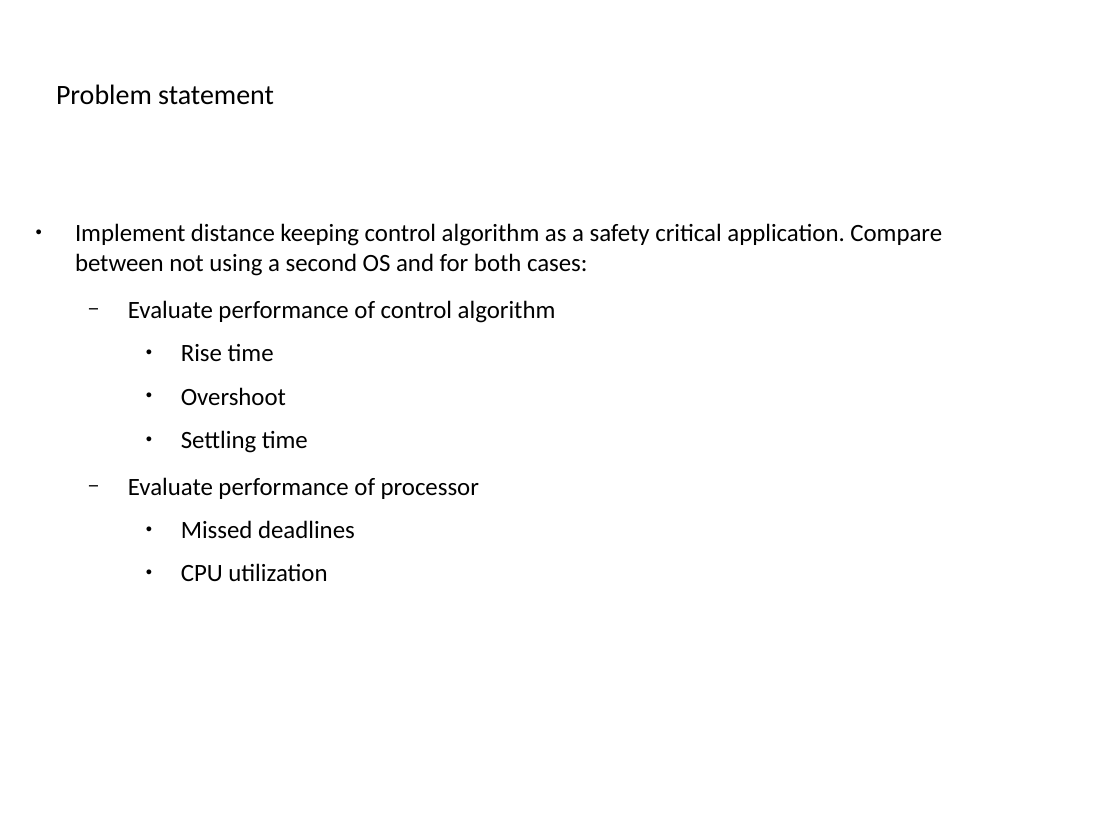
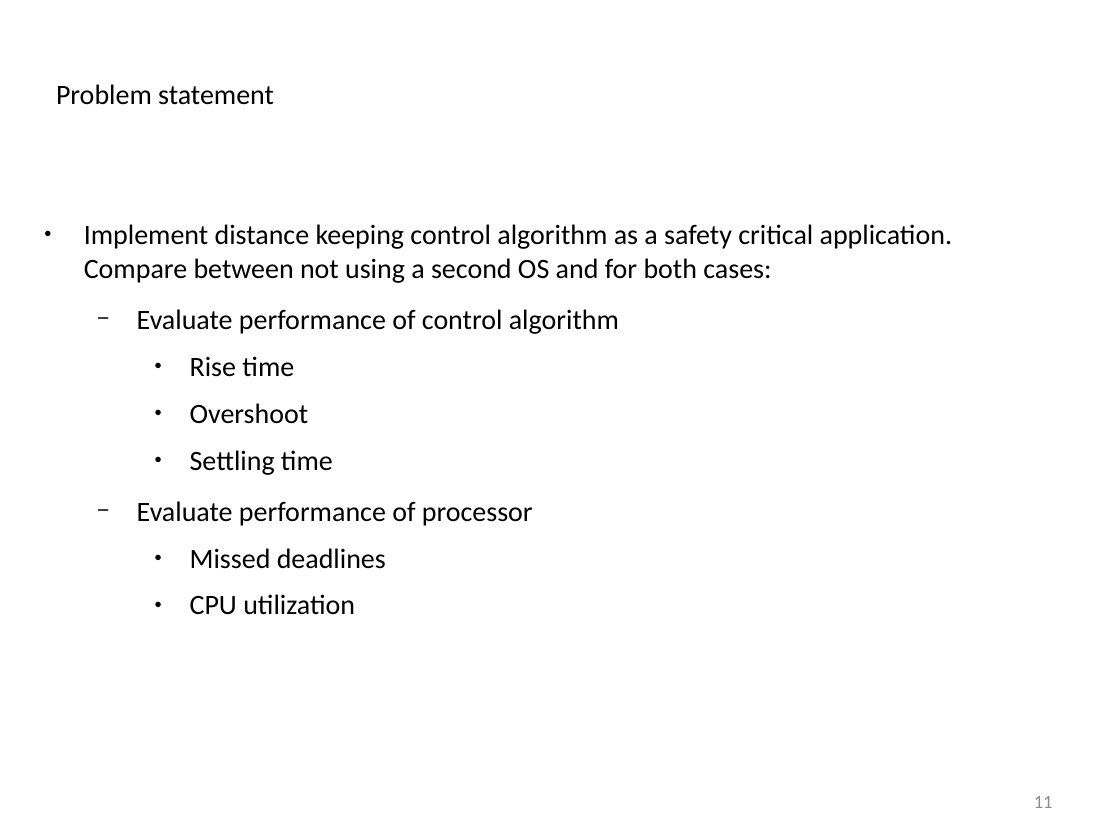
Before and after one commit to afcmrp/exjobb, a slide deck: slide 11 of Admin/presentation_20170317.odp (slide 8 before the commit). Drawn at 1120x840 pixels with LibreOffice and Linux fonts; fonts in the diff are those of the drawing; background and template pictures are left out. Boxes give left, top, right and bottom in pixels: in the first picture for what was removed or moved away, otherwise in the second. Text is boxed around its words. In the diff, an @@ line names an element or a change of style, - is before the commit and + after.

Commit message:
Updated presentation and added ppt format

```diff
--- a/Admin/presentation_20170317.odp
+++ b/Admin/presentation_20170317.odp
@@ text "Implement distance keeping control algorithm ...": place and size @@
-text "Implement distance keeping control algorithm ..." at bbox=[75, 223, 942, 582]
+text "Implement distance keeping control algorithm ..." at bbox=[84, 224, 952, 615]
@@ text "Implement distance keeping control algorithm ..." at bbox=[84, 224, 952, 615]: size 16 to 18 pt @@
@@ page number added at bbox=[1034, 796, 1053, 808], 12 pt, text #8B8B8B @@
+11
```
Also in this commit, not shown: 8 other slides changed, 4 slides added, 1 other file.
